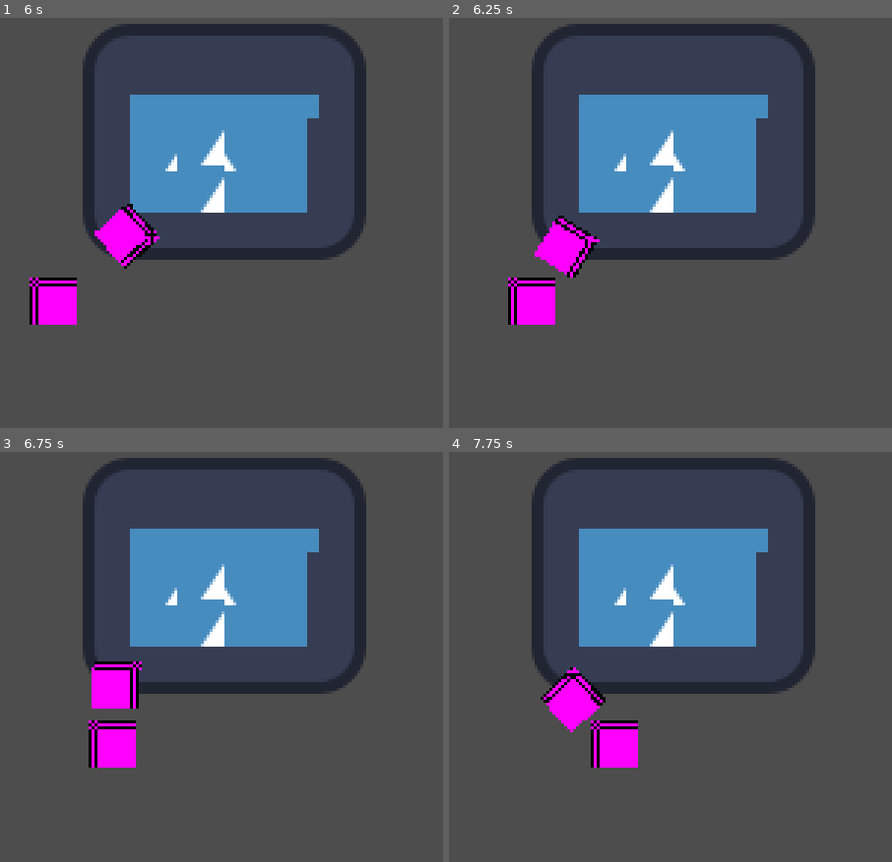
Above: before the commit, frames 1-4 (two rows, left to right).
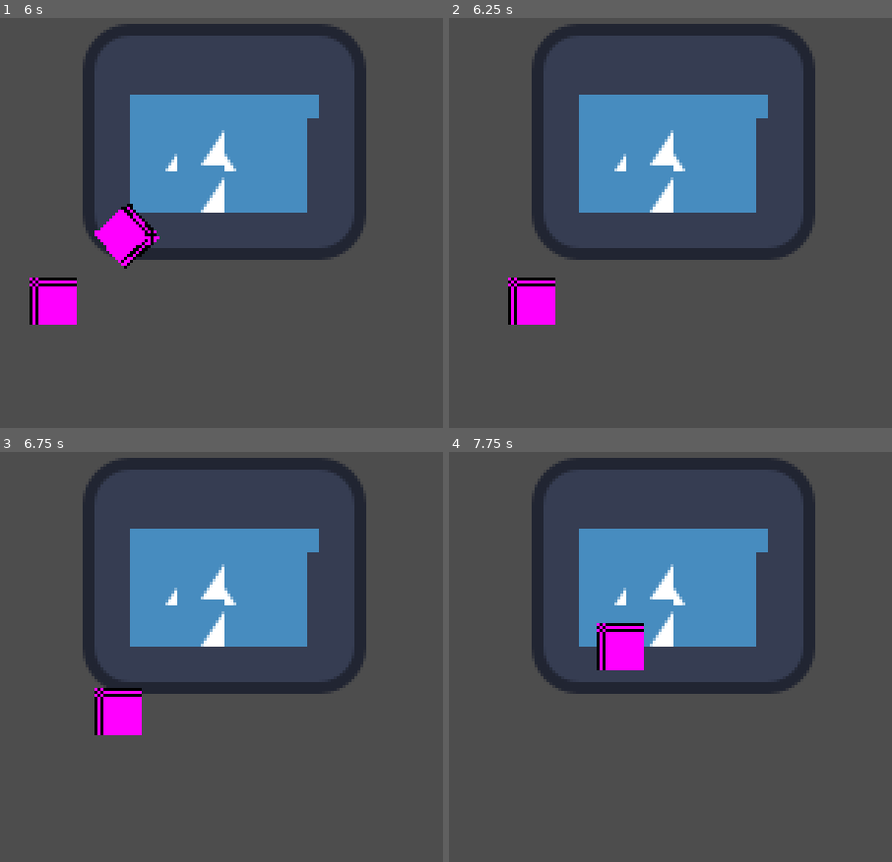
Above: after the commit, the same moments.

Repository: tatemaguire/hungry-havoc
Game: Godot game, scene res://Scenes/level.tscn
Two runs of this game, one before a commit and one after it. Both use one fixed random seed, a clock stepped at 60 frames per second and the inputs below. The engine's default icon, where the game draws it, is replaced by a stand-in: a white triangle on a blue panel in a dark square.
Inputs:
- Up to frame 1 (6 s): hold Right (Move Right) 0.53-1.28 s; hold Down (Move Down) 1.28-2.03 s; hold Right (Move Right) 2.03-2.78 s; hold Up (Move Up) 2.78-3.53 s; hold Left (Move Left) 3.53-5.03 s; hold Down (Move Down) 5.03-5.78 s; hold Right (Move Right) from 5.78 s (still down)
- Up to frame 2 (6.25 s): keep holding Right (Move Right)
- Up to frame 3 (6.75 s): release Right (Move Right) at 6.53 s; hold Up (Move Up) from 6.53 s (still down)
- Up to frame 4 (7.75 s): release Up (Move Up) at 7.28 s; hold Right (Move Right) from 7.28 s (still down)

Frame 1 is identical in both runs. In frame 2, 1.2% of the frame differs, in the area x 19-34%, y 48-64%; in frame 3, 2.4%; in frame 4, 3.7%, in the area x 20-44%, y 41-77%.

Commit message:
player and enemy death, started work on knockback

Diff:
--- a/Scenes/enemy.tscn
+++ b/Scenes/enemy.tscn
@@ -20,14 +20,15 @@
 motion_mode = 1
 script = ExtResource("1_hghv2")
 
-[node name="HealthComponent" parent="." unique_id=1554534961 node_paths=PackedStringArray("hitbox") instance=ExtResource("2_afpow")]
-hitbox = NodePath("../Hitbox")
-
 [node name="CollisionShape2D" type="CollisionShape2D" parent="." unique_id=326747811]
 shape = SubResource("CircleShape2D_dfkqw")
 
 [node name="Sprite2D" type="Sprite2D" parent="." unique_id=1004093366]
 texture = SubResource("PlaceholderTexture2D_ne65n")
+
+[node name="HealthComponent" parent="." unique_id=1554534961 node_paths=PackedStringArray("hitbox") instance=ExtResource("2_afpow")]
+hitbox = NodePath("../Hitbox")
+health = 2
 
 [node name="Hitbox" type="Area2D" parent="." unique_id=1519313762]
 collision_layer = 4
@@ -43,3 +44,5 @@
 
 [node name="CollisionShape2D" type="CollisionShape2D" parent="Attackbox" unique_id=1127025589]
 shape = SubResource("CircleShape2D_71h6k")
+
+[connection signal="damage_taken" from="HealthComponent" to="." method="_on_damage_taken"]
--- a/Scenes/player.gd
+++ b/Scenes/player.gd
@@ -1,8 +1,14 @@
 class_name Player
 extends CharacterBody2D
 
-@export var speed: float = 1
+@export var speed: float = 40
+@export var knockback_strength: float = 80
+
+@onready var health_component: HealthComponent = $HealthComponent
+
 var input_vector: Vector2 = Vector2.ZERO
+var knockback_vector: Vector2 = Vector2.ZERO
+
 
 func _physics_process(_delta: float) -> void:
 	# Get movement input
@@ -12,3 +18,21 @@
 	# Set velocity and apply velocity
 	velocity = input_vector * speed
 	move_and_slide()
+
+
+func _on_damage_taken(_damage: int, health: int, area: Area2D) -> void:
+	print("PLAYER: ", health)
+
+	var angle: float = global_position.angle_to_point(area.global_position)
+	knockback(angle)
+
+	if health <= 0:
+		kill()
+
+
+func knockback(angle: float) -> void:
+	knockback_vector = Vector2.from_angle(angle) * knockback_strength
+
+
+func kill() -> void:
+	get_tree().paused = true
--- a/Scenes/player.tscn
+++ b/Scenes/player.tscn
@@ -19,7 +19,6 @@
 collision_mask = 5
 motion_mode = 1
 script = ExtResource("1_cvnsp")
-speed = 40.0
 
 [node name="CollisionShape2D" type="CollisionShape2D" parent="." unique_id=522769149]
 shape = SubResource("CircleShape2D_dfkqw")
@@ -29,6 +28,7 @@
 
 [node name="HealthComponent" parent="." unique_id=1554534961 node_paths=PackedStringArray("hitbox") instance=ExtResource("2_cvnsp")]
 hitbox = NodePath("../Hitbox")
+health = 5
 
 [node name="Hitbox" type="Area2D" parent="." unique_id=580459838]
 collision_layer = 2
@@ -44,3 +44,5 @@
 
 [node name="CollisionShape2D" type="CollisionShape2D" parent="Attackbox" unique_id=1586766944]
 shape = SubResource("CircleShape2D_cvnsp")
+
+[connection signal="damage_taken" from="HealthComponent" to="." method="_on_damage_taken"]
--- a/Scripts/enemy.gd
+++ b/Scripts/enemy.gd
@@ -13,13 +13,13 @@
 	velocity = Vector2.from_angle(angle) * speed
 
 	move_and_slide()
-	#collision_response()
-#
-#func collision_response() -> void:
-	#var count: int = get_slide_collision_count()
-	#
-	#for i in count:
-		#var collision: KinematicCollision2D = get_slide_collision(i)
-		#var collider: Object = collision.get_collider()
-		#if collider is Player:
-			#collider.
+
+
+func _on_damage_taken(_damage: int, health: int, _area: Area2D) -> void:
+	print("ENEMY: ", health)
+	if health <= 0:
+		kill()
+
+
+func kill() -> void:
+	queue_free()
--- a/Scripts/health_component.gd
+++ b/Scripts/health_component.gd
@@ -1,7 +1,7 @@
 class_name HealthComponent
 extends Node2D
 
-signal damage_taken(damage: int)
+signal damage_taken(damage: int, health: int, area: Area2D)
 
 
 @export var hitbox: Area2D
@@ -15,5 +15,4 @@
 func process_hit(area: Area2D) -> void:
 	if area is Hurtbox:
 		health -= area.damage
-		print(health)
-		damage_taken.emit(area.damage)
+		damage_taken.emit(area.damage, health, area)
